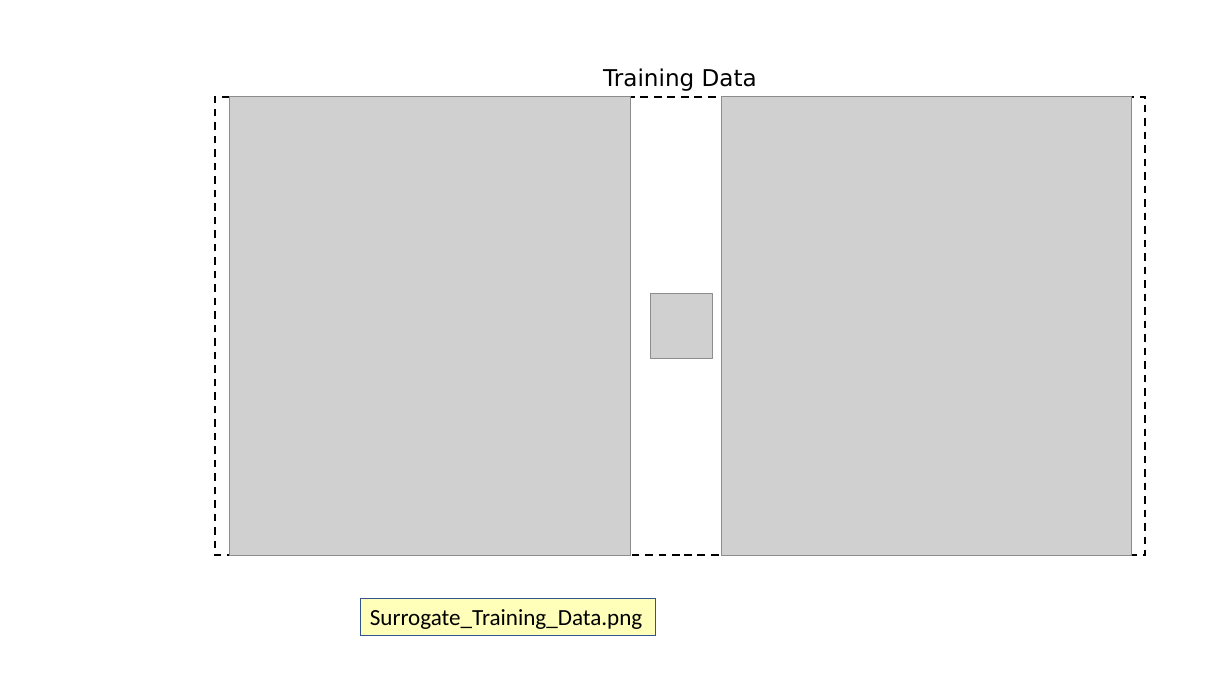
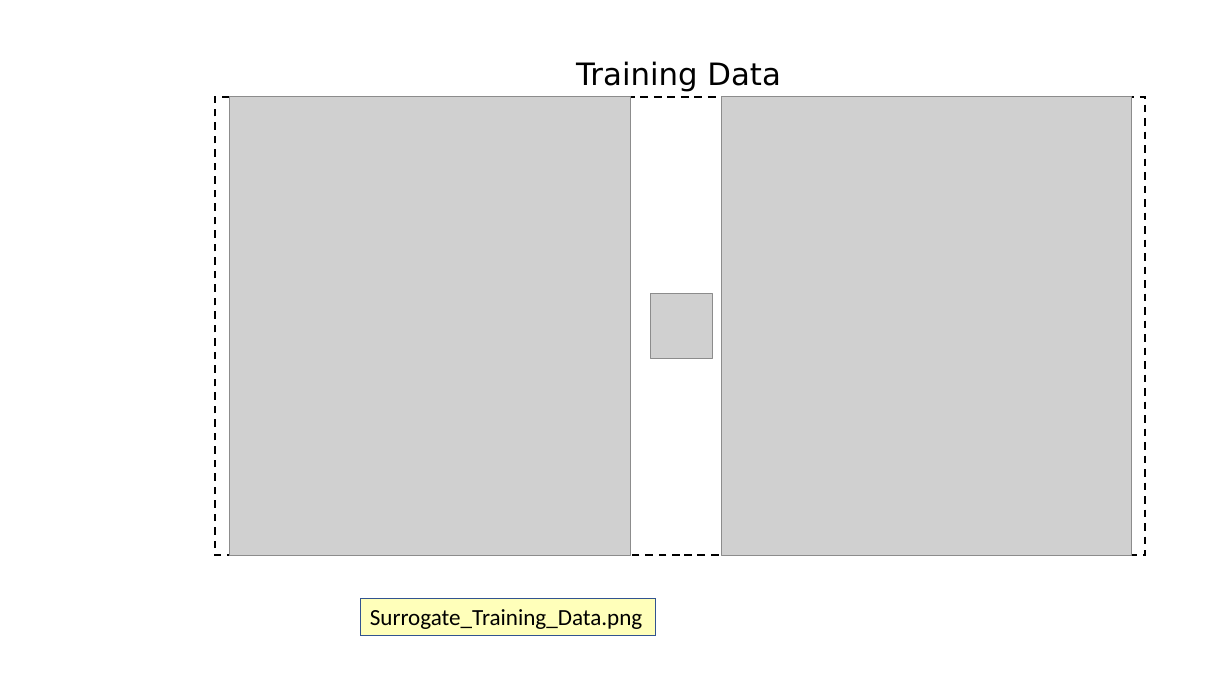
Before and after one commit to AndreBose/MLMCMC_Project, a slide deck: slide 4 of C Presentazioni/3 (10 01) Second Revision/Slides_Comet/Images_for_LaTEX.pptx. Drawn at 1232x693 pixels with LibreOffice and Linux fonts; fonts in the diff are those of the drawing; grey boxes stand for pictures. Boxes give left, top, right and bottom in pixels: in the first picture for what was removed or moved away, otherwise in the second. Text is boxed around its words. In the diff, an @@ line names an element or a change of style, - is before the commit and + after.

```diff
--- a/C Presentazioni/3 (10 01) Second Revision/Slides_Comet/Images_for_LaTEX.pptx
+++ b/C Presentazioni/3 (10 01) Second Revision/Slides_Comet/Images_for_LaTEX.pptx
@@ text "Training Data": place and size @@
-text "Training Data" at bbox=[603, 68, 757, 91]
+text "Training Data" at bbox=[576, 61, 781, 92]
@@ text "Training Data" at bbox=[576, 61, 781, 92]: size 18 to 24 pt @@
```
Also in this commit, not shown: 3 other slides changed, 5 other files.
